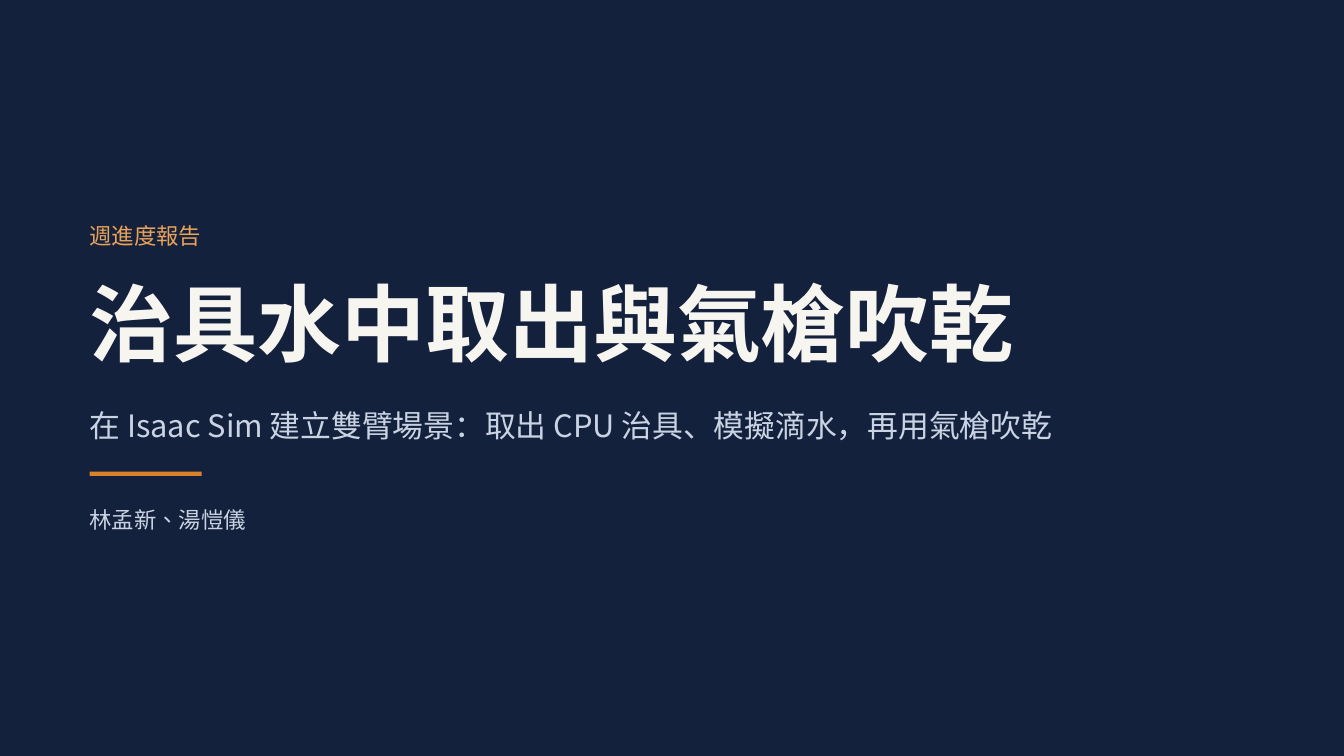
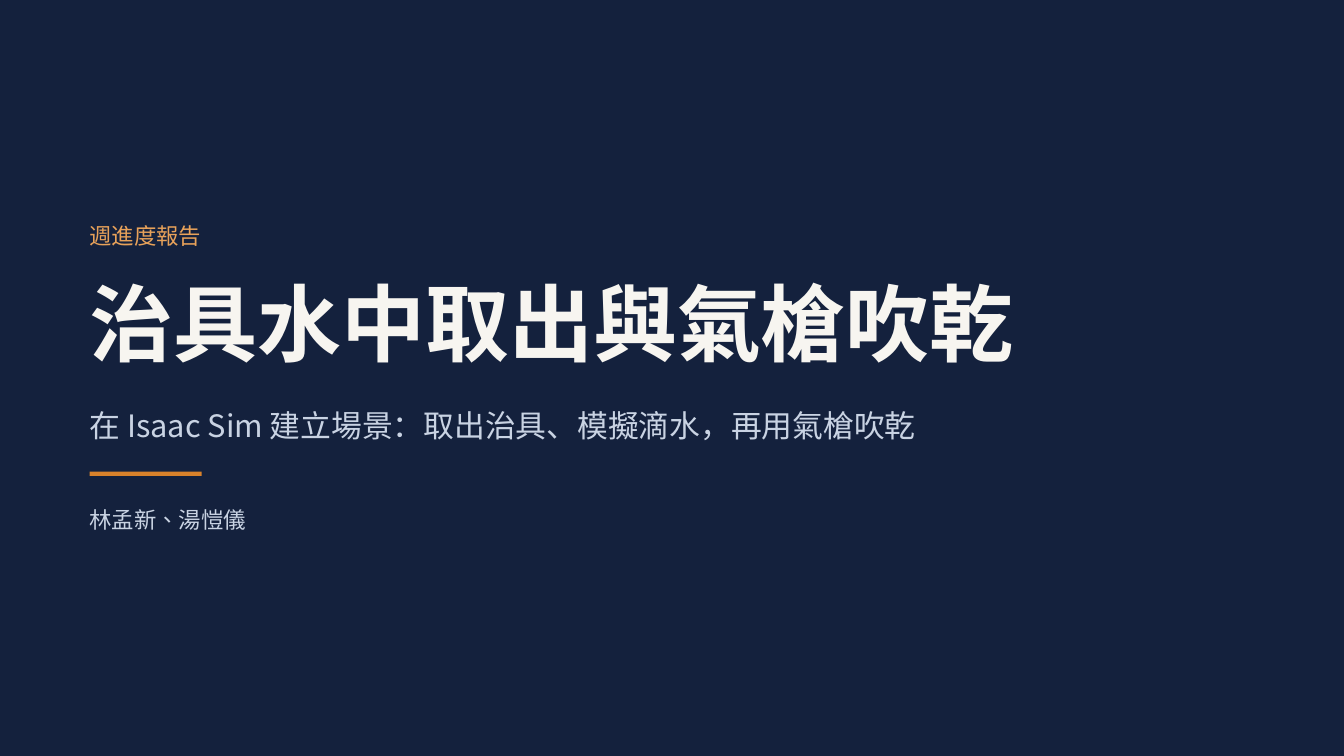
Before and after one commit to stanleylin9999/wafer, a slide deck: slide 1 of 週報/12_2026-11-13_週報.pptx. Drawn at 1344x756 pixels with LibreOffice and Linux fonts; fonts in the diff are those of the drawing. Boxes give left, top, right and bottom in pixels: in the first picture for what was removed or moved away, otherwise in the second. Text is boxed around its words. In the diff, an @@ line names an element or a change of style, - is before the commit and + after.

```diff
--- a/週報/12_2026-11-13_週報.pptx
+++ b/週報/12_2026-11-13_週報.pptx
@@ text at (90, 411, 916, 440): text changed @@
-在 Isaac Sim 建立雙臂場景：取出 CPU 治具、模擬滴水，再用氣槍吹乾
+在 Isaac Sim 建立場景：取出治具、模擬滴水，再用氣槍吹乾
```
Also in this commit, not shown: 4 other slides changed, 2 slides removed.
